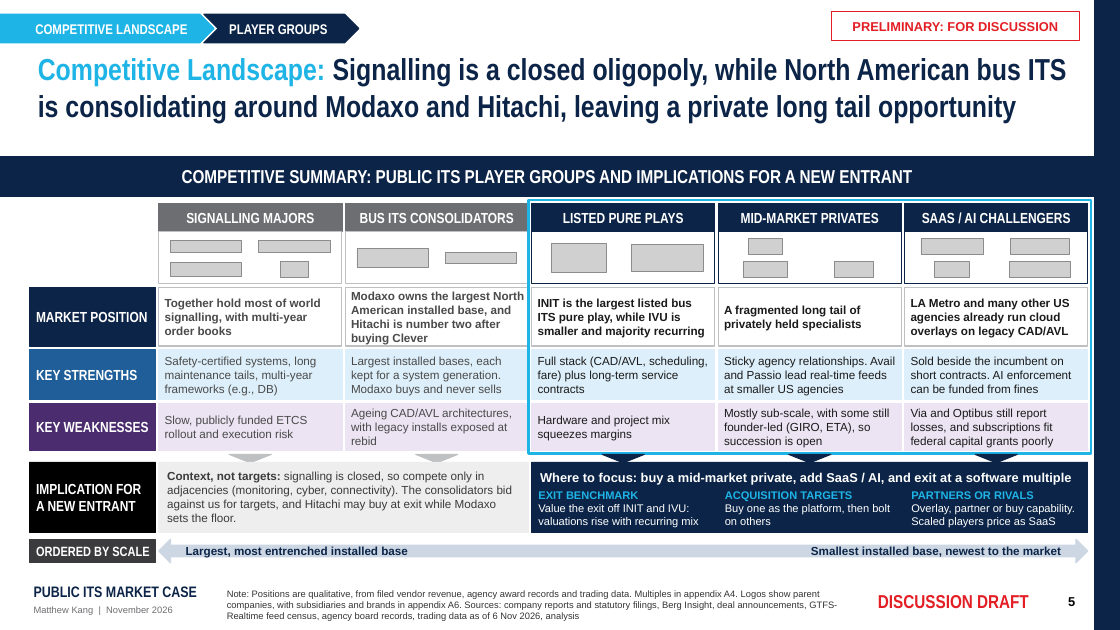
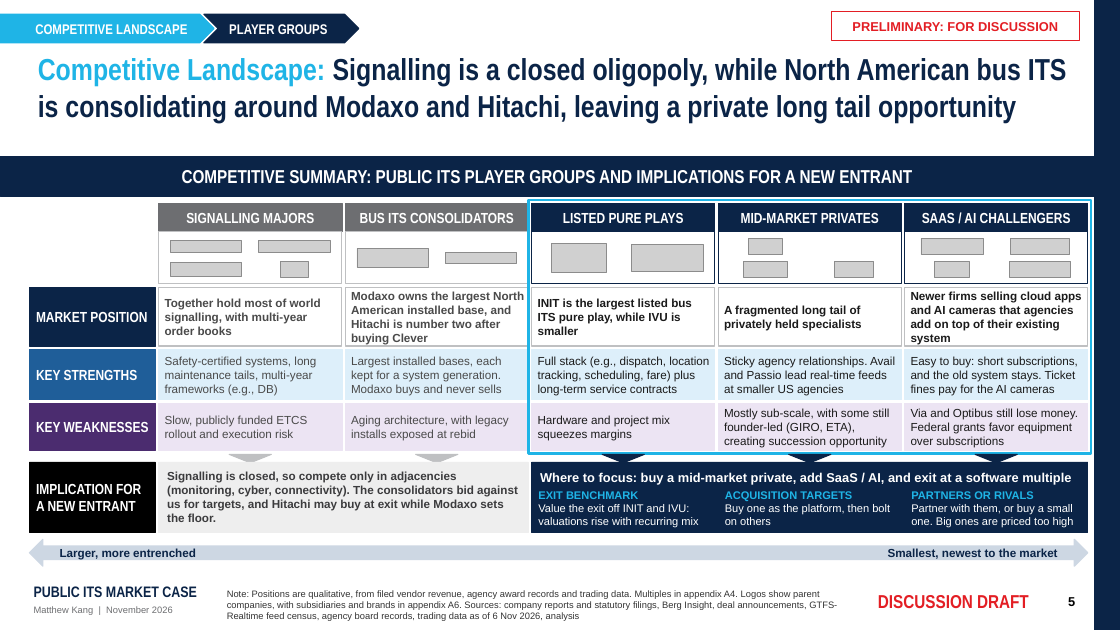
Before and after one commit to matthewkang858/Project-2-, a slide deck: slide 5 of its-market-case/deck/Public_ITS_Market_Case.pptx. Drawn at 1120x630 pixels with LibreOffice and Linux fonts; fonts in the diff are those of the drawing; grey boxes stand for pictures; background and template pictures are left out. Boxes give left, top, right and bottom in pixels: in the first picture for what was removed or moved away, otherwise in the second. Text is boxed around its words. In the diff, an @@ line names an element or a change of style, - is before the commit and + after.

```diff
--- a/its-market-case/deck/Public_ITS_Market_Case.pptx
+++ b/its-market-case/deck/Public_ITS_Market_Case.pptx
@@ text at [538, 298, 692, 335]: text changed @@
-INIT is the largest listed bus ITS pure play, while IVU is smaller and majority recurring
+INIT is the largest listed bus ITS pure play, while IVU is smaller
@@ text at [911, 291, 1082, 345]: text changed @@
-LA Metro and many other US agencies already run cloud overlays on legacy CAD/AVL
+Newer firms selling cloud apps and AI cameras that agencies add on top of their existing system
@@ text at [538, 356, 709, 396]: text changed @@
-Full stack (CAD/AVL, scheduling, fare) plus long-term service contracts
+Full stack (e.g., dispatch, location tracking, scheduling, fare) plus long-term service contracts
@@ text at [911, 356, 1078, 396]: text changed @@
-Sold beside the incumbent on short contracts. AI enforcement can be funded from fines
+Easy to buy: short subscriptions, and the old system stays. Ticket fines pay for the AI cameras
@@ text at [351, 415, 509, 441]: text changed @@
-Ageing CAD/AVL architectures, with legacy installs exposed at rebid
+Aging architecture, with legacy installs exposed at rebid
@@ text at [724, 408, 890, 448]: text changed @@
-Mostly sub-scale, with some still founder-led (GIRO, ETA), so succession is open
+Mostly sub-scale, with some still founder-led (GIRO, ETA), creating succession opportunity
@@ text at [911, 408, 1078, 448]: text changed @@
-Via and Optibus still report losses, and subscriptions fit federal capital grants poorly
+Via and Optibus still lose money. Federal grants favor equipment over subscriptions
@@ text at [167, 471, 518, 522]: text changed; bold on @@
-Context, not targets: signalling is closed, so compete only in adjacencies (monitoring, cyber, connectivity). The consolidators bid against us for targets, and Hitachi may buy at exit while Modaxo sets the floor.
+Signalling is closed, so compete only in adjacencies (monitoring, cyber, connectivity). The consolidators bid against us for targets, and Hitachi may buy at exit while Modaxo sets the floor.
@@ text at [911, 504, 1074, 528]: text changed @@
-Overlay, partner or buy capability. Scaled players price as SaaS
+Partner with them, or buy a small one. Big ones are priced too high
@@ left right arrow: place and size @@
-left right arrow at [159, 539, 1088, 563]
+left right arrow at [29, 539, 1088, 566]
@@ rectangle removed at [29, 539, 155, 563] @@
@@ text at [60, 548, 196, 560]: text changed; size 11.5 to 10 pt; font Arial Narrow to Arial; text colour #FFFFFF to #0B2447 @@
-ORDERED BY SCALE
+Larger, more entrenched
@@ text removed at [186, 546, 408, 558] @@
-Largest, most entrenched installed base
@@ text at [888, 548, 1057, 559]: text changed @@
-Smallest installed base, newest to the market
+Smallest, newest to the market
```
Also in this commit, not shown: 3 other files.
